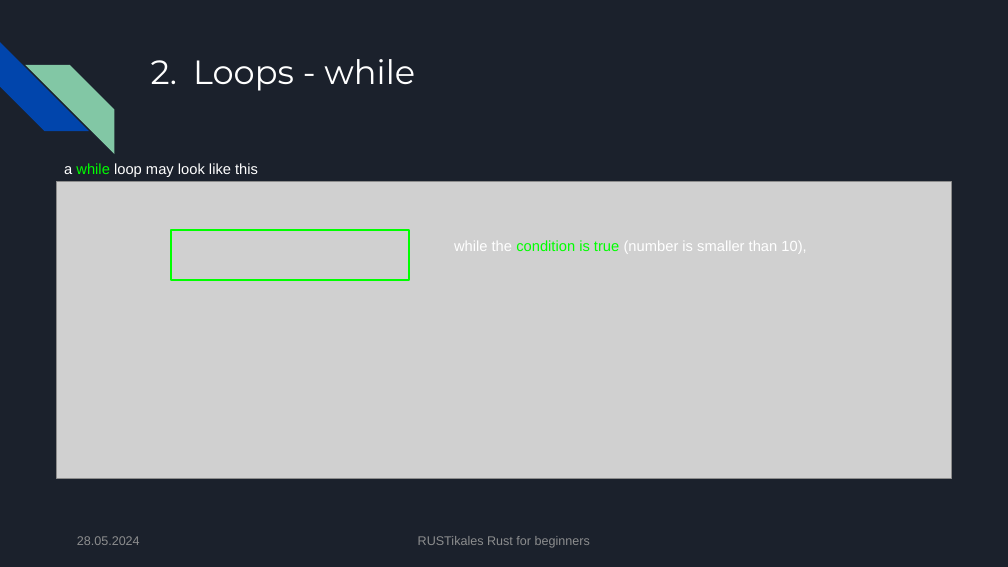
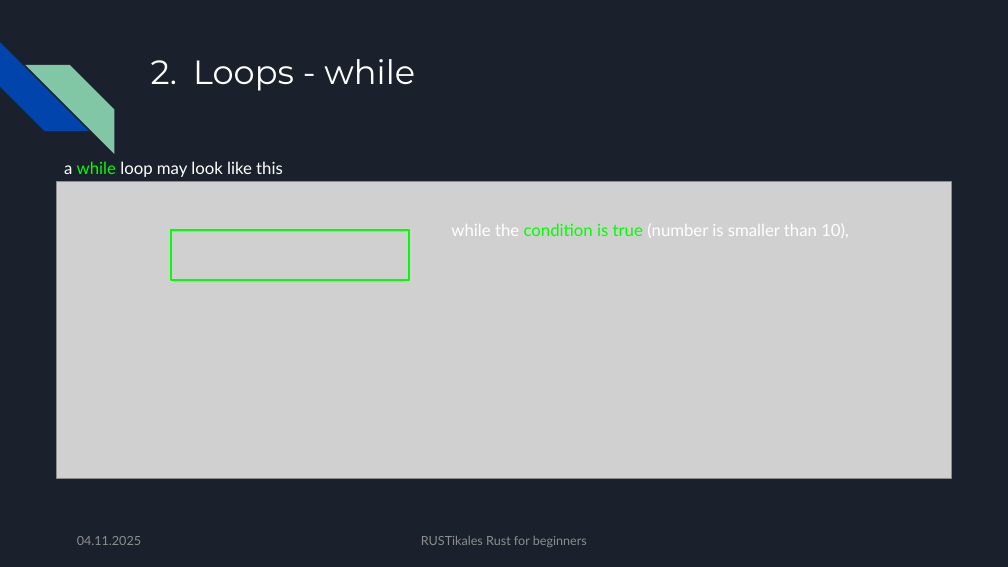
Before and after one commit to pfhaupt/progkurs, a slide deck: slide 76 of rust-beginner/04 - loop, while, for/04 - original.pptx. Drawn at 1008x567 pixels with LibreOffice and Linux fonts; fonts in the diff are those of the drawing; grey boxes stand for pictures. Boxes give left, top, right and bottom in pixels: in the first picture for what was removed or moved away, otherwise in the second. Text is boxed around its words. In the diff, an @@ line names an element or a change of style, - is before the commit and + after.

Commit message:
[R-B-04] Update slides
- Add section about `break` and `continue`
- Increase font size
- Instead of mixing Arial and Lato, we're now only using Lato as a text font

```diff
--- a/rust-beginner/04 - loop, while, for/04 - original.pptx
+++ b/rust-beginner/04 - loop, while, for/04 - original.pptx
@@ text "a while loop may look ..." at (x1=64, y1=161, x2=283, y2=177): size 14 to 16 pt, font Arial to Lato @@
@@ text "while the condition is true ..." at (x1=451, y1=223, x2=849, y2=238): size 14 to 16 pt, font Arial to Lato @@
@@ text "while the condition is true ..." moved from (x1=454, y1=240, x2=806, y2=253) to (x1=451, y1=223, x2=849, y2=238) @@
@@ text at (x1=77, y1=536, x2=141, y2=545): text changed; font Arial to Lato @@
-28.05.2024
+04.11.2025
@@ text "RUSTikales Rust for beginners" at (x1=421, y1=536, x2=587, y2=547): font Arial to Lato @@
```
Also in this commit, not shown: 176 other slides changed, 28 slides added, 1 slide removed, 1 other file.
